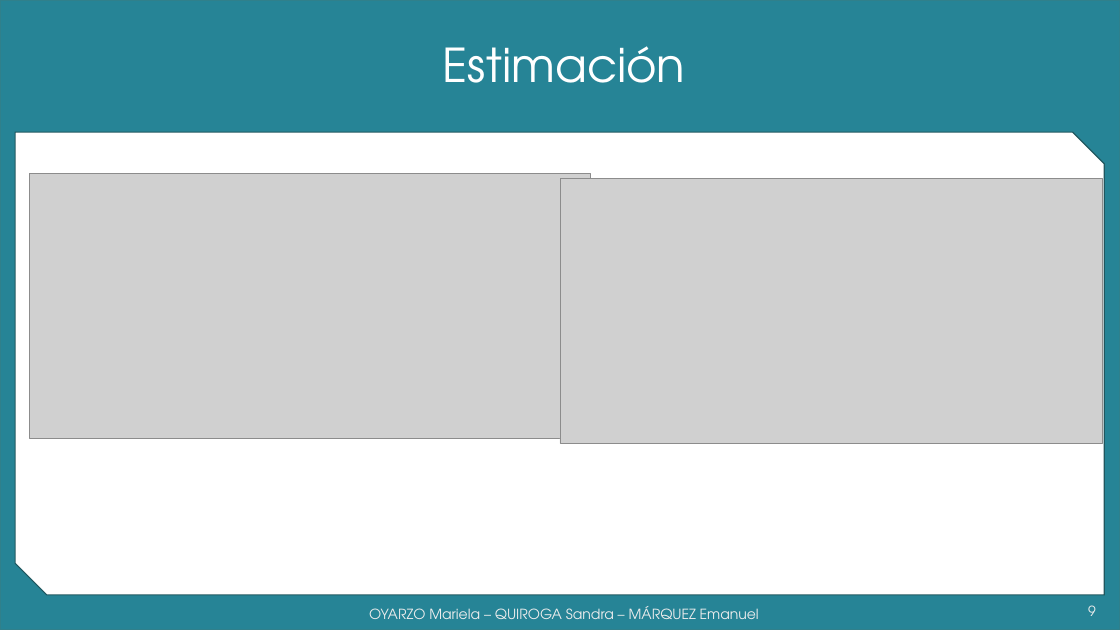
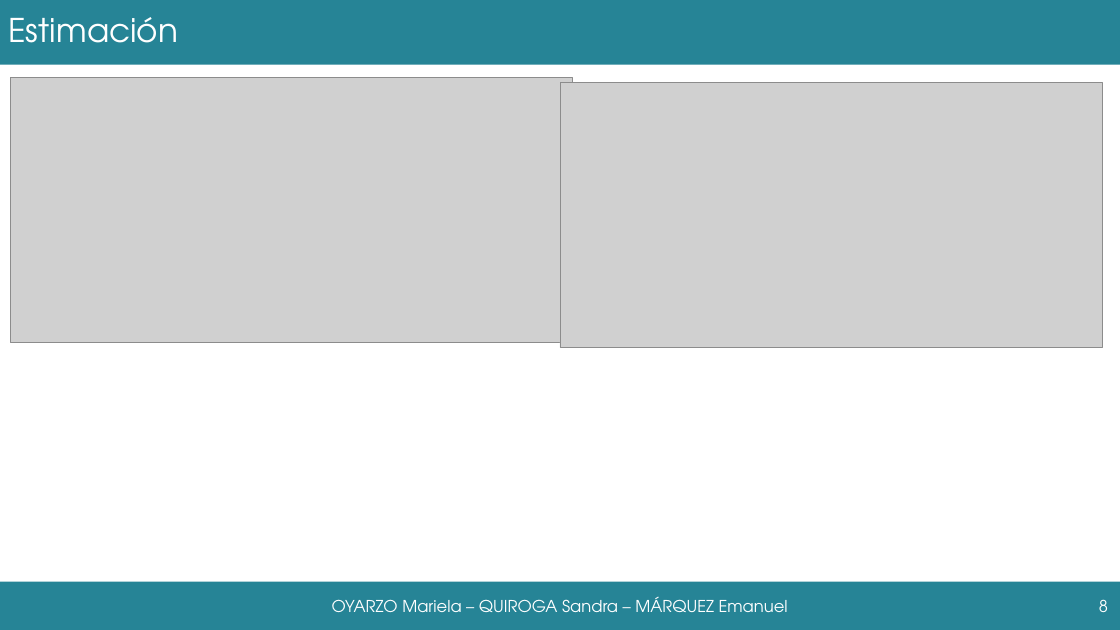
Before and after one commit to grupoyenu/yenu, a slide deck: slide 8 of 08. Presentaciones/Presentación 11.pptx (slide 9 before the commit). Drawn at 1120x630 pixels with LibreOffice and Linux fonts; fonts in the diff are those of the drawing; grey boxes stand for pictures; background and template pictures are left out. Boxes give left, top, right and bottom in pixels: in the first picture for what was removed or moved away, otherwise in the second. Text is boxed around its words. In the diff, an @@ line names an element or a change of style, - is before the commit and + after.

```diff
--- a/08. Presentaciones/Presentación 11.pptx
+++ b/08. Presentaciones/Presentación 11.pptx
@@ background #F2F2F2 to #FFFFFF @@
@@ title "Estimación": place and size @@
-title "Estimación" at (443,46,686,83)
+title "Estimación" at (8,17,178,43)
@@ title "Estimación" at (8,17,178,43): size 40 to 28 pt; alignment centre to left @@
@@ rectangle removed at (0,0,1120,630) @@
@@ rectangle added at (0,0,1120,65), fill #268496 @@
@@ picture: place and size @@
-picture at (29,174,591,439)
+picture at (11,77,572,342)
@@ picture: place and size @@
-picture at (560,179,1102,444)
+picture at (560,82,1102,347)
@@ snip diag rect removed at (15,132,1105,595) @@
@@ rectangle added at (0,581,1120,630), fill #268496 @@
@@ text "OYARZO Mariela – QUIROGA Sandra ...": place and size @@
-text "OYARZO Mariela – QUIROGA Sandra ..." at (369,606,759,619)
+text "OYARZO Mariela – QUIROGA Sandra ..." at (332,597,788,612)
@@ text "OYARZO Mariela – QUIROGA Sandra ..." at (332,597,788,612): size 12 to 14 pt, text colour gradient #9E9E9E to #EDEDED to #FFFFFF to #FFFFFF @@
@@ page number at (1099,599,1108,612): text changed; size 12 to 14 pt; text colour gradient #9E9E9E to #EDEDED to #FFFFFF to #FFFFFF @@
-9
+8
```
Also in this commit, not shown: 11 other slides changed, 1 other file.
